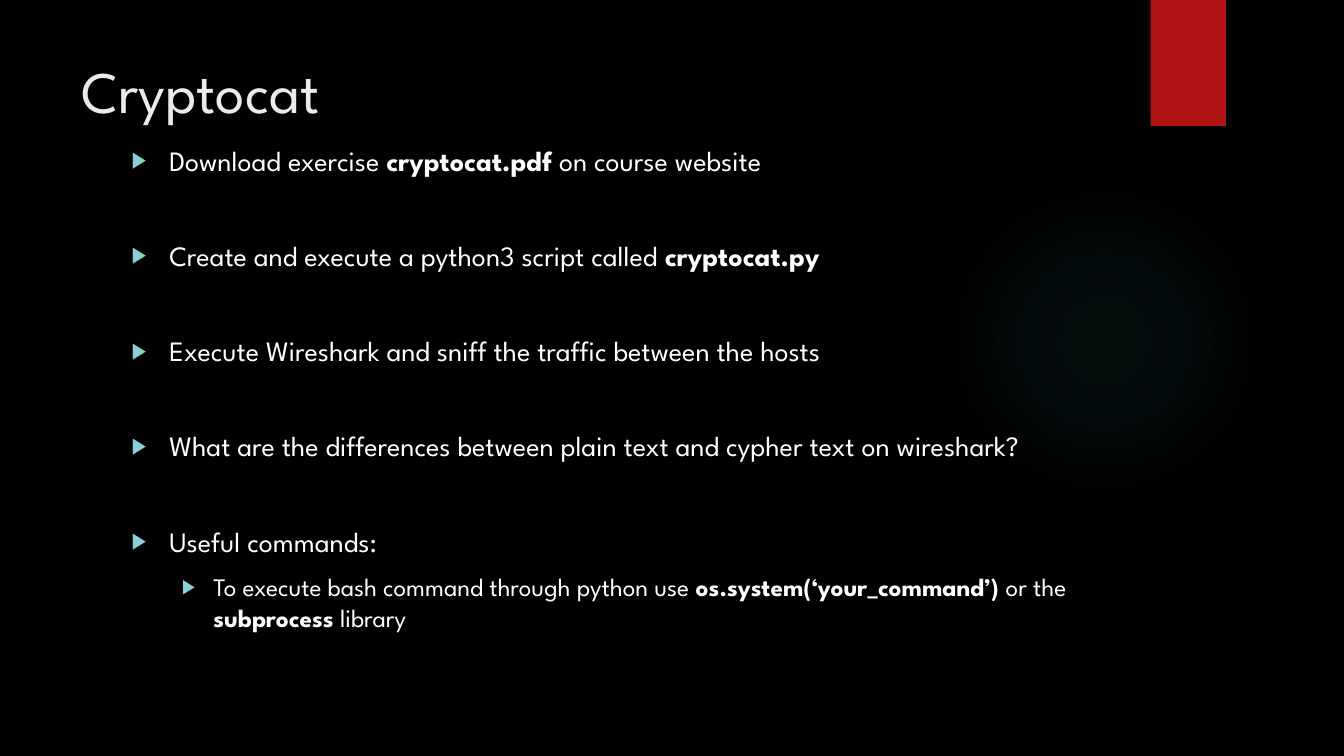
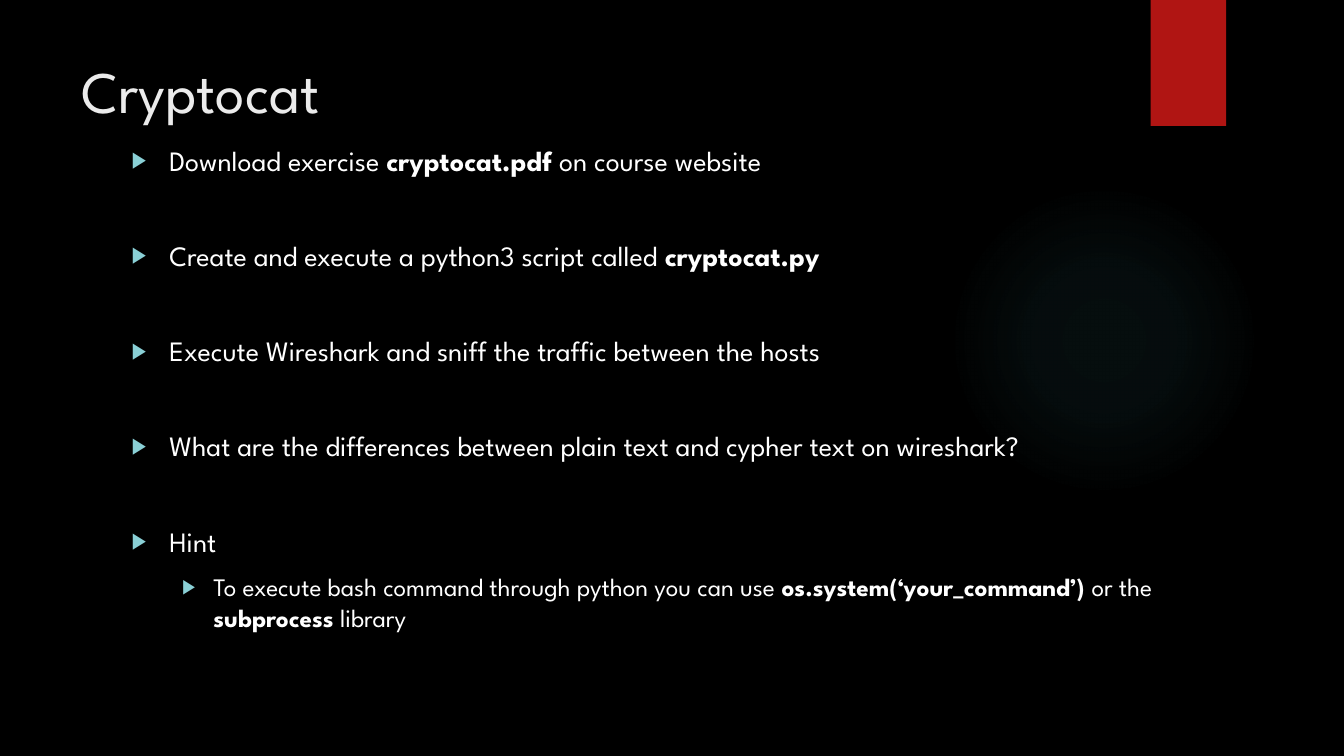
Before and after one commit to DeMaCS-UNICAL/NetworkSecurity, a slide deck: slide 5 of esercitazioni/Laboratory_22-23/Session_2/Lab_02_Slides.pptx. Drawn at 1344x756 pixels with LibreOffice and Linux fonts; fonts in the diff are those of the drawing; background and template pictures are left out. Boxes give left, top, right and bottom in pixels: in the first picture for what was removed or moved away, otherwise in the second. Text is boxed around its words. In the diff, an @@ line names an element or a change of style, - is before the commit and + after.

```diff
--- a/esercitazioni/Laboratory_22-23/Session_2/Lab_02_Slides.pptx
+++ b/esercitazioni/Laboratory_22-23/Session_2/Lab_02_Slides.pptx
@@ text at (169,533,1152,633): text changed @@
-▶ Useful commands:
-  ▶ To execute bash command through python use os.system(‘your_command’) or the subprocess library
+▶ Hint
+  ▶ To execute bash command through python you can use os.system(‘your_command’) or the subprocess library
```
Also in this commit, not shown: 7 other slides changed, 2 slides removed, 1 other file.
